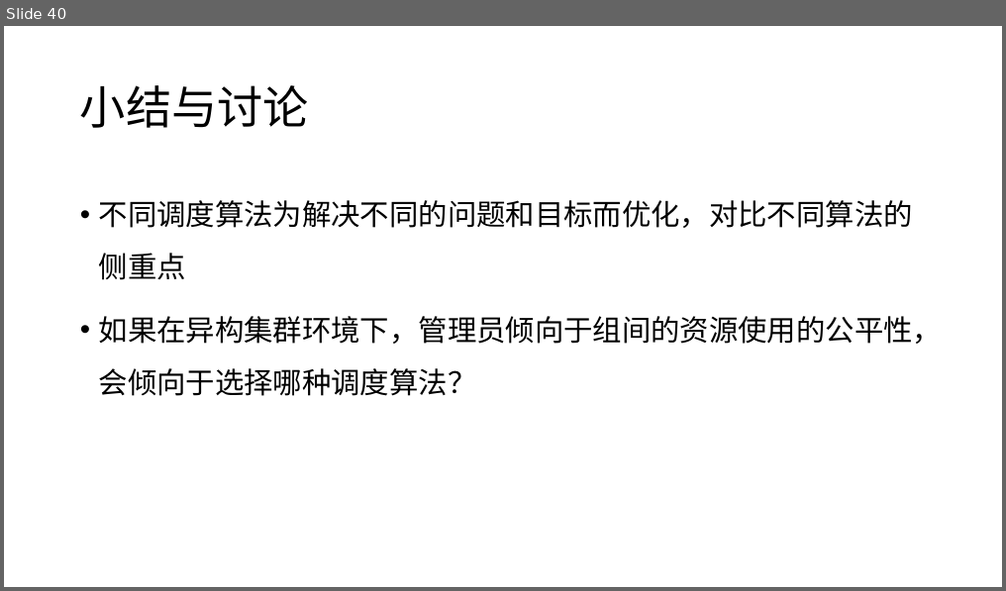
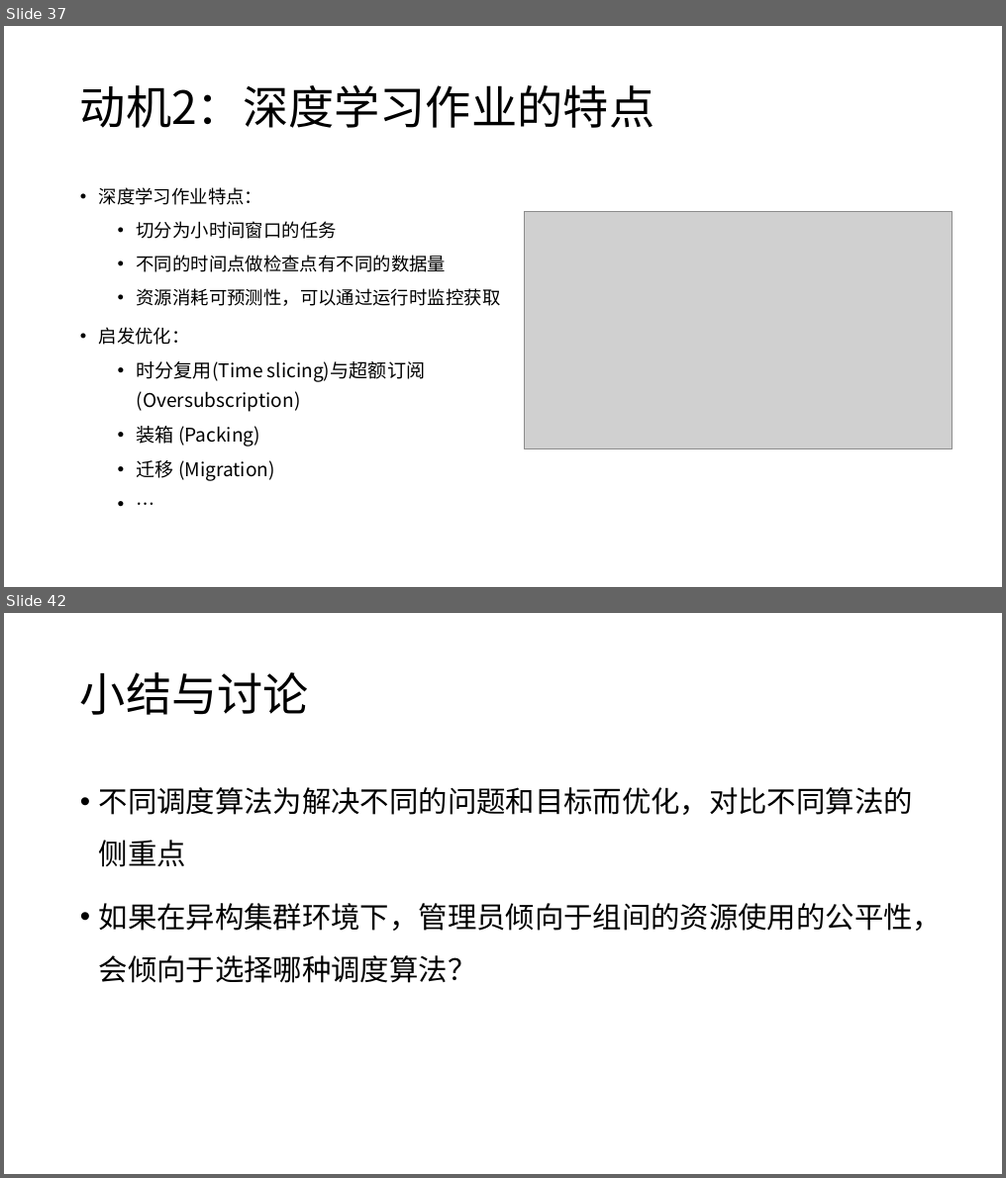
Before and after one commit to microsoft/AI-System, a slide deck: Lectures/BasicTopics/SystemforAI-7-Platform.ppsx. Shown one above the other, each under a label of ours: slide 40 before the commit, slides 37 and 42 after it; the slides between them are not shown. The pictures are 1006x591 and 1006x1178 pixels, drawn with LibreOffice and Linux fonts; fonts in the diff are those of the drawing; grey boxes stand for pictures. Boxes give left, top, right and bottom in pixels: in the first picture for what was removed or moved away, otherwise in the second. Text is boxed around its words. In the diff, an @@ line names an element or a change of style, - is before the commit and + after.

```diff
--- a/Lectures/BasicTopics/SystemforAI-7-Platform.ppsx
+++ b/Lectures/BasicTopics/SystemforAI-7-Platform.ppsx
@@ slide 37 added at [4, 26, 1002, 587], background #FFFFFF @@
@@ title added at [80, 85, 654, 128], 44 pt, text #000000 @@
+动机2：深度学习作业的特点
@@ text added at [99, 187, 501, 481], 18.2 pt, text #000000 @@
+• 深度学习作业特点：
+  • 切分为小时间窗口的任务
+  • 不同的时间点做检查点有不同的数据量
+  • 资源消耗可预测性，可以通过运行时监控获取
+• 启发优化：
+  • 时分复用(Time slicing)与超额订阅 (Oversubscription)
+  • 装箱 (Packing)
+  • 迁移 (Migration)
+  • …
@@ picture added at [525, 212, 952, 450] @@
@@ what was slide 40 is now slide 42 @@
```
Also in this commit, not shown: 18 slides changed, 2 other slides added, 1 slide removed, 3 other files.
